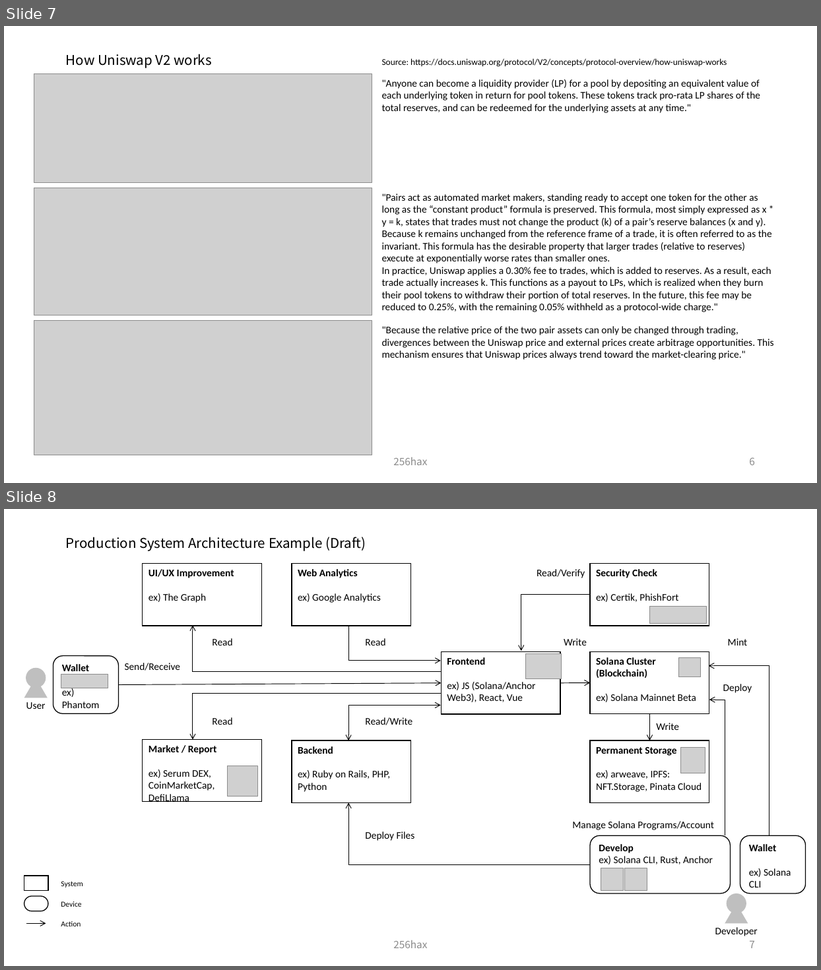
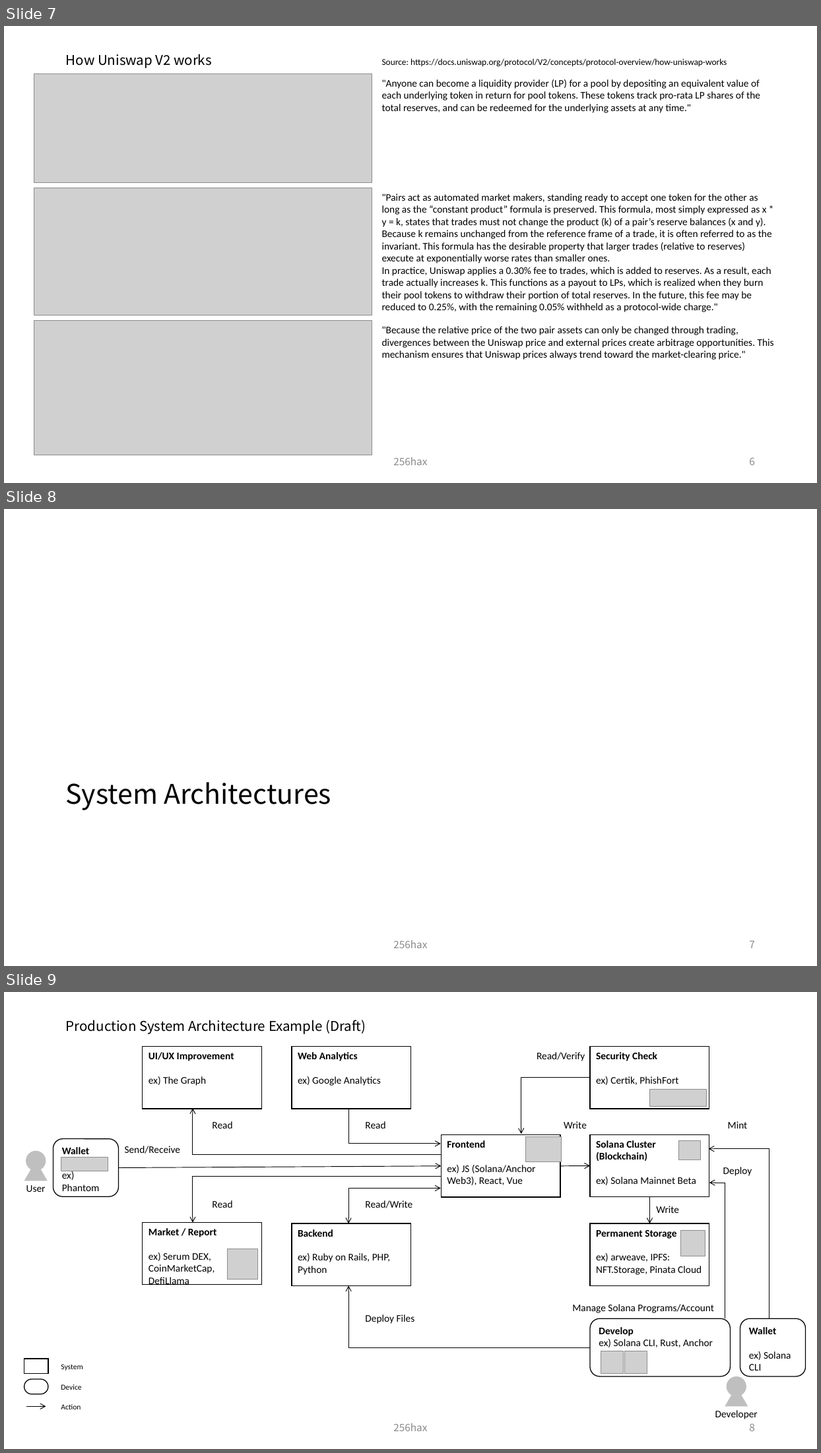
Before and after one commit to SmartGru25/Solana-React-Minimal, a slide deck: docs/Solana_Blockchain_Outline_Figure.pptx. Shown one above the other, each under a label of ours: slides 7 and 8 before the commit, slides 7, 8 and 9 after it. The pictures are 821x970 and 821x1453 pixels, drawn with LibreOffice and Linux fonts; fonts in the diff are those of the drawing; grey boxes stand for pictures. Boxes give left, top, right and bottom in pixels: in the first picture for what was removed or moved away, otherwise in the second. Text is boxed around its words. In the diff, an @@ line names an element or a change of style, - is before the commit and + after.

```diff
--- a/docs/Solana_Blockchain_Outline_Figure.pptx
+++ b/docs/Solana_Blockchain_Outline_Figure.pptx
@@ slide 8 added at (4,509,817,966), background #FFFFFF @@
@@ title added at (65,782,331,811), 32 pt, text #000000 @@
+System Architectures
@@ text added at (393,941,427,949), 12 pt, text #8C8C8C @@
+256hax
@@ page number added at (749,941,755,949), 12 pt, text #8C8C8C @@
+7
@@ what was slide 8 is now slide 9 @@
@@ page number at (749,1424,755,1432): text changed @@
-7
+8
```
Also in this commit, not shown: 4 slides changed, 5 other slides added.
